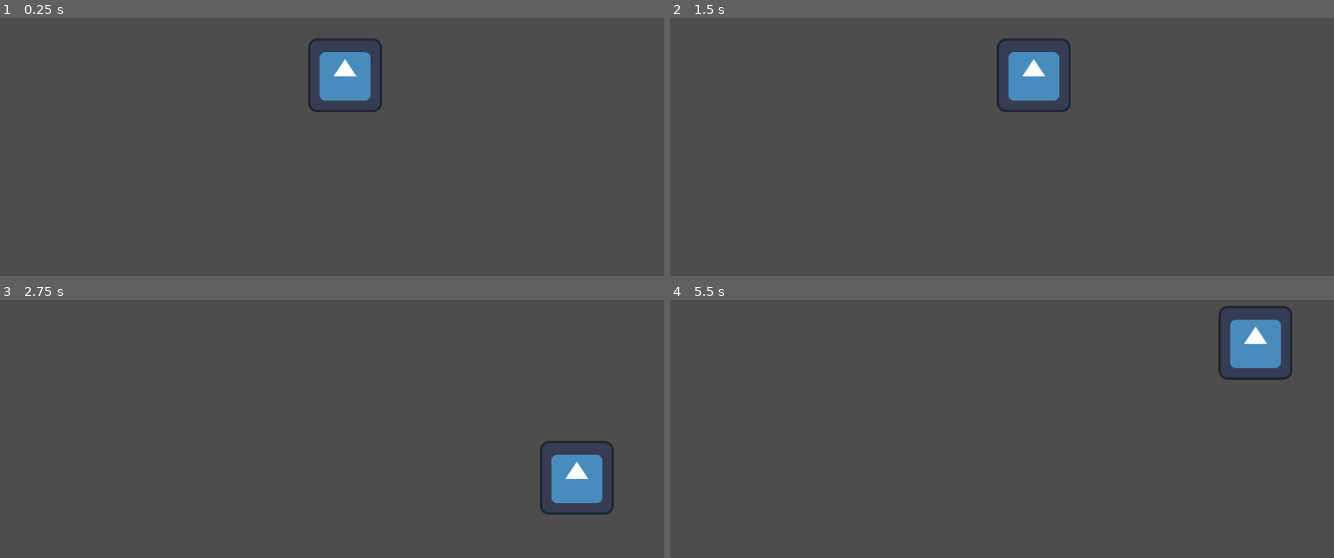
Above: before the commit, frames 1-4 (two rows, left to right).
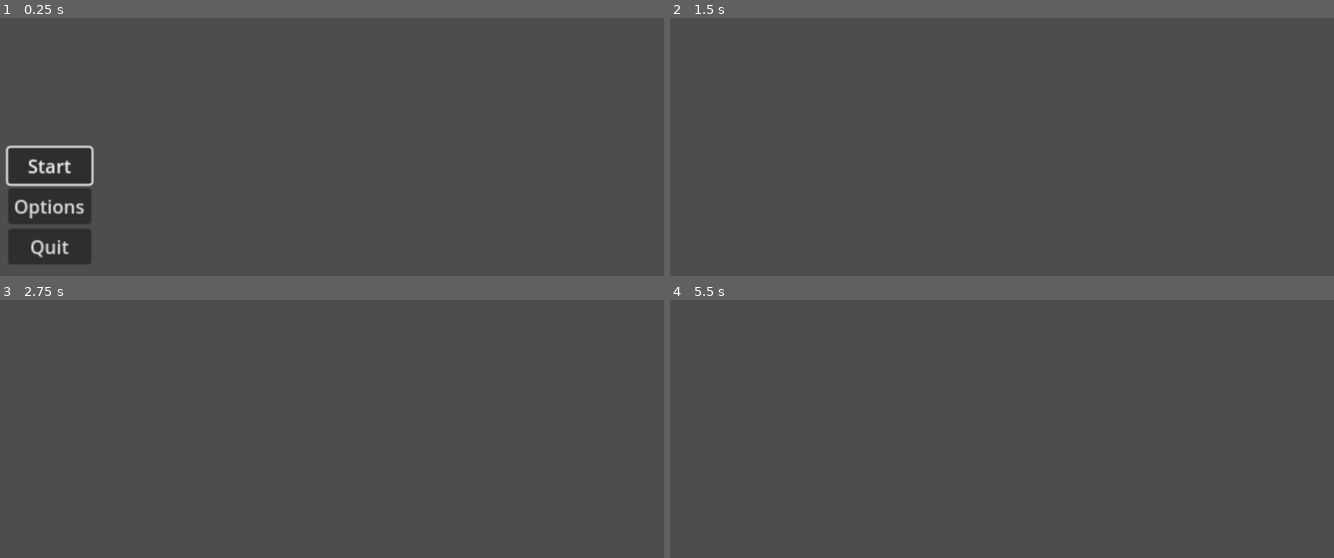
Above: after the commit, the same moments.

Repository: LD-eirish/HSCOGameFactory---DieorDice
Game: Godot game, scene res://scenes/menu.tscn
Two runs of this game, one before a commit and one after it. Both use one fixed random seed, a clock stepped at 60 frames per second and the inputs below. Before the commit the project starts from res://world.tscn. The engine's default icon, where the game draws it, is replaced by a stand-in: a white triangle on a blue panel in a dark square.
Inputs (mouse positions are in pixels of both pictures, inside the frame that each line leads up to):
- Up to frame 1 (0.25 s): no input
- Up to frame 2 (1.5 s): click (716, 206) at 0.5 s, where only the run after the commit has a clickable "Options"; tap Enter at 1.25 s; hold D (right) from 1.28 s (still down)
- Up to frame 3 (2.75 s): release D (right) at 2.03 s; hold S (down) from 2.03 s (still down)
- Up to frame 4 (5.5 s): release S (down) at 2.78 s; hold D (right) 2.78-3.53 s; hold W (up) 3.53-4.28 s; tap Space at 4.25 s; hold A (left) from 4.28 s (still down); tap Enter at 5 s

The runs differ from the first frame. In frame 1, 6.9% of the frame differs, in the area x 0-58%, y 8-96%; in frame 2, 1.9%; in frame 3, 1.8%; in frame 4, 1.9%.

Commit message:
menu first iteration

Diff:
--- /dev/null
+++ b/Bullet Hell neu/menu.gd
@@ -0,0 +1,21 @@
+extends Control
+
+# Called when the node enters the scene tree for the first time.
+func _ready():
+	$VBoxContainer/start.grab_focus()
+
+
+# Called every frame. 'delta' is the elapsed time since the previous frame.
+func _process(delta):
+	pass
+
+
+func _on_start_pressed():
+	get_tree().change_scene_to_file("res://scenes/world.tscn")
+
+
+func _on_options_pressed():
+	get_tree().change_scene_to_file("res://scenes/options.tscn")
+
+func _on_quit_pressed():
+	get_tree().quit()
--- a/Bullet Hell neu/project.godot
+++ b/Bullet Hell neu/project.godot
@@ -11,7 +11,7 @@
 [application]
 
 config/name="Bullet Hell"
-run/main_scene="res://world.tscn"
+run/main_scene="res://scenes/menu.tscn"
 config/features=PackedStringArray("4.2", "Forward Plus")
 config/icon="res://icon.svg"
 
--- /dev/null
+++ b/Bullet Hell neu/scenes/map.tscn
@@ -0,0 +1,3 @@
+[gd_scene format=3 uid="uid://ctt57l8dqge25"]
+
+[node name="Map" type="Node2D"]
--- /dev/null
+++ b/Bullet Hell neu/scenes/menu.tscn
@@ -0,0 +1,45 @@
+[gd_scene load_steps=2 format=3 uid="uid://bdounve2fo2qi"]
+
+[ext_resource type="Script" path="res://menu.gd" id="1_xl3hf"]
+
+[node name="Menu" type="Control"]
+layout_mode = 3
+anchors_preset = 15
+anchor_right = 1.0
+anchor_bottom = 1.0
+grow_horizontal = 2
+grow_vertical = 2
+size_flags_horizontal = 0
+size_flags_vertical = 0
+script = ExtResource("1_xl3hf")
+
+[node name="VBoxContainer" type="VBoxContainer" parent="."]
+layout_mode = 1
+anchors_preset = 2
+anchor_top = 1.0
+anchor_bottom = 1.0
+offset_left = 17.0
+offset_top = -222.0
+offset_right = 89.0
+offset_bottom = -121.0
+grow_vertical = 0
+scale = Vector2(2, 2)
+alignment = 1
+
+[node name="start" type="Button" parent="VBoxContainer"]
+layout_mode = 2
+focus_neighbor_top = NodePath("../quit")
+text = "Start"
+
+[node name="options" type="Button" parent="VBoxContainer"]
+layout_mode = 2
+text = "Options"
+
+[node name="quit" type="Button" parent="VBoxContainer"]
+layout_mode = 2
+focus_neighbor_bottom = NodePath("../start")
+text = "Quit"
+
+[connection signal="pressed" from="VBoxContainer/start" to="." method="_on_start_pressed"]
+[connection signal="pressed" from="VBoxContainer/options" to="." method="_on_options_pressed"]
+[connection signal="pressed" from="VBoxContainer/quit" to="." method="_on_quit_pressed"]
--- /dev/null
+++ b/Bullet Hell neu/scenes/options.tscn
@@ -0,0 +1,3 @@
+[gd_scene format=3 uid="uid://btpsgk2jm3t6t"]
+
+[node name="Options" type="Node2D"]
--- /dev/null
+++ b/Bullet Hell neu/scenes/world.tscn
@@ -0,0 +1,10 @@
+[gd_scene load_steps=3 format=3 uid="uid://c4mygf06qiyuv"]
+
+[ext_resource type="PackedScene" uid="uid://621xj030j3se" path="res://player.tscn" id="1_ehuas"]
+[ext_resource type="Script" path="res://player.gd" id="2_e214r"]
+
+[node name="world" type="Node2D"]
+
+[node name="player" parent="." instance=ExtResource("1_ehuas")]
+position = Vector2(600, 300)
+script = ExtResource("2_e214r")
--- a/Bullet Hell neu/world.tscn
+++ /dev/null
@@ -1,10 +0,0 @@
-[gd_scene load_steps=3 format=3 uid="uid://c4mygf06qiyuv"]
-
-[ext_resource type="PackedScene" uid="uid://621xj030j3se" path="res://player.tscn" id="1_cnitr"]
-[ext_resource type="Script" path="res://player.gd" id="2_ogs50"]
-
-[node name="world" type="Node2D"]
-
-[node name="player" parent="." instance=ExtResource("1_cnitr")]
-position = Vector2(600, 300)
-script = ExtResource("2_ogs50")
